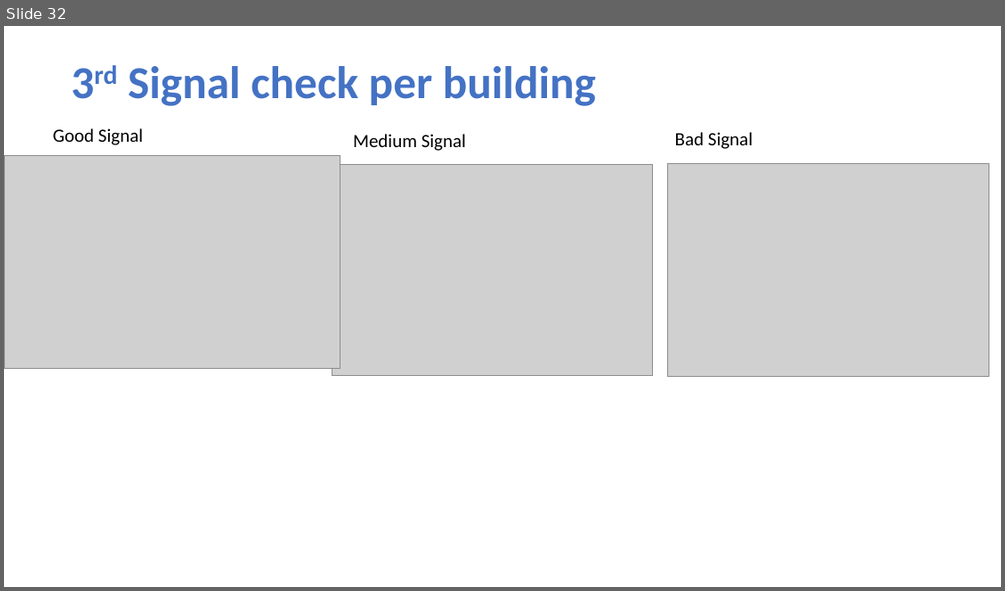
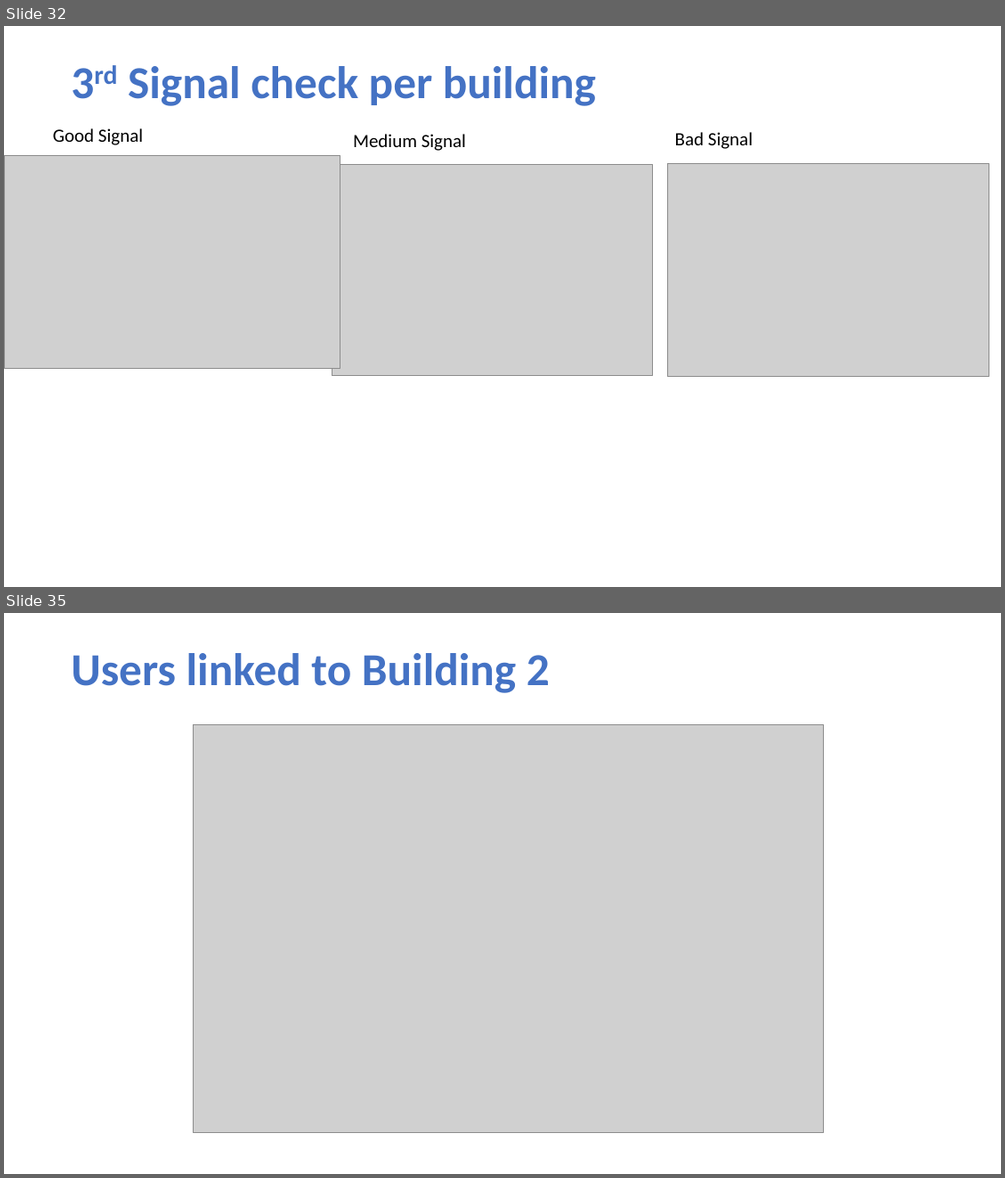
Before and after one commit to NatasjaFortuin/Wifi-locationing, a slide deck: Data etc/Log.pptx. Shown one above the other, each under a label of ours: slide 32 before the commit, slides 32 and 35 after it; the slides between them are not shown. The pictures are 1005x591 and 1005x1178 pixels, drawn with LibreOffice and Linux fonts; fonts in the diff are those of the drawing; grey boxes stand for pictures. Boxes give left, top, right and bottom in pixels: in the first picture for what was removed or moved away, otherwise in the second. Text is boxed around its words. In the diff, an @@ line names an element or a change of style, - is before the commit and + after.

```diff
--- a/Data etc/Log.pptx
+++ b/Data etc/Log.pptx
@@ slide 35 added at [4, 613, 1001, 1174], background #FFFFFF @@
@@ title added at [71, 653, 550, 693], 44 pt, text #4472C4, bold @@
+Users linked to Building 2
@@ picture added at [193, 724, 824, 1132] @@
```
Also in this commit, not shown: 4 other slides added, 43 other files.
